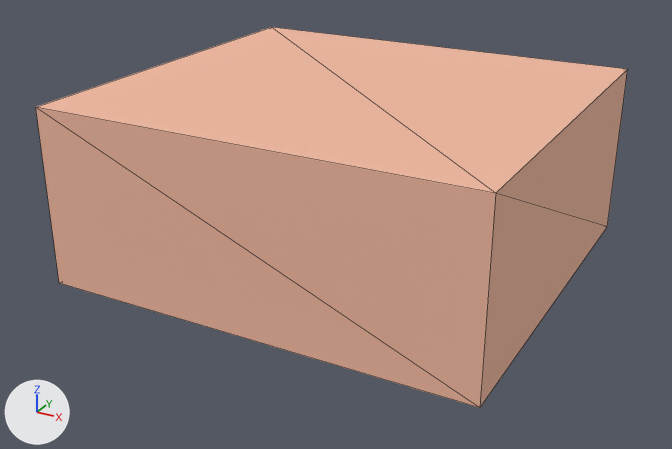
Before and after pictures for a commit that changed the glTF model shared/assets/models/product_premium_portion.glb.
The view is the same before and after, from a 50 mm camera at (0.208, -0.394, 0.166) aimed at (-0.002, -0.013, -0.024). The axes (+X, +Y, +Z) are drawn at lower left. The lights are the same throughout. The older version comes first. Mesh edges are drawn as thin lines. Vertices at exactly the same position are counted once.

In view in the first picture: 'product.premium_portion'.
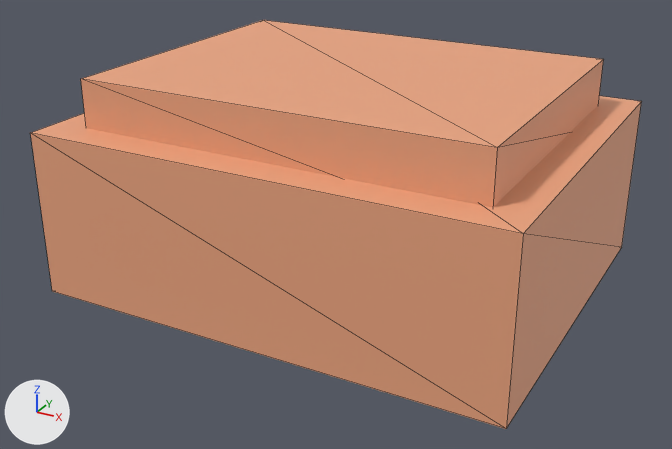
Pixel boxes (x1, y1, x2, y2) of what changed, in the pictures (672 x 449 px):
'product.premium_portion', recoloured, reshaped, rescaled (7% taller): before (36, 27, 627, 408); after (30, 20, 642, 429)

The change in detail:
Material 'item' (mat_item) changes colour from beige #f2b9a0 to beige #f0a882; in linear values from (0.888, 0.485, 0.352) to (0.871, 0.392, 0.223).
me_item is used by ob_product_premium_portion; location (0.0, 0.0, 0.0); scale (0.22, 0.2, 0.09).
me_item had 8 vertices, 12 faces and spanned x -0.5..0.5, y -0.5..0.5, z -0.5..0.5.
me_item now has 16 vertices, 24 faces and spans x -0.5..0.5, y -0.4..0.4, z -0.225..0.225.
me_item part 1: the whole mesh is rebuilt.
Object 'product.premium_portion' (ob_product_premium_portion) is rescaled from (0.22, 0.2, 0.09) to (0.24, 0.24, 0.24).
